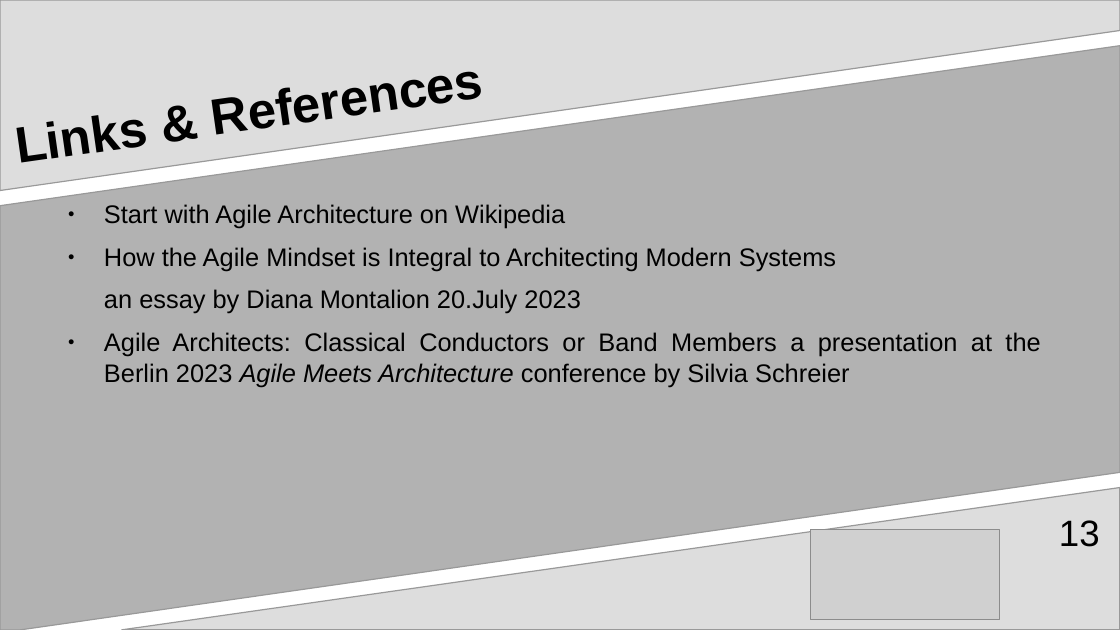
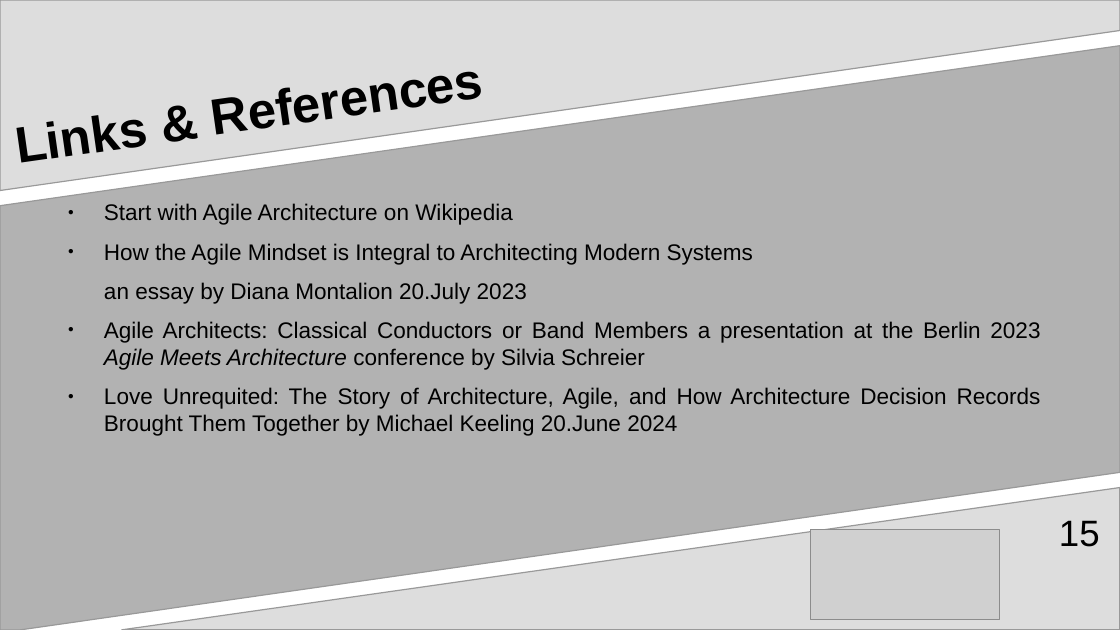
Before and after one commit to aventinesolutions/awsvsgcp-channel, a slide deck: slide 15 of ep001-ArchitectureDecisions/ep001-ArchitectureDecisions.odp (slide 13 before the commit). Drawn at 1120x630 pixels with LibreOffice and Linux fonts; fonts in the diff are those of the drawing; grey boxes stand for pictures. Boxes give left, top, right and bottom in pixels: in the first picture for what was removed or moved away, otherwise in the second. Text is boxed around its words. In the diff, an @@ line names an element or a change of style, - is before the commit and + after.

```diff
--- a/ep001-ArchitectureDecisions/ep001-ArchitectureDecisions.odp
+++ b/ep001-ArchitectureDecisions/ep001-ArchitectureDecisions.odp
@@ text at box(104, 203, 1040, 370): size 18 to 16 pt in "Start with Agile Architecture on Wikipedia", "How the Agile Mindset is Integral to ...", "an essay by Diana Montalion 20.July 2023", "Agile Architects: Classical Conductors or Band Members ..." @@
@@ text at box(104, 387, 1041, 436): paragraph added @@
+● Love Unrequited: The Story of Architecture, Agile, and How Architecture Decision Records Brought Them Together by Michael Keeling 20.June 2024
@@ page number at box(1059, 520, 1100, 547): text changed @@
-13
+15
```
Also in this commit, not shown: 6 other slides changed, 3 slides added, 1 slide removed, 1 other file.
